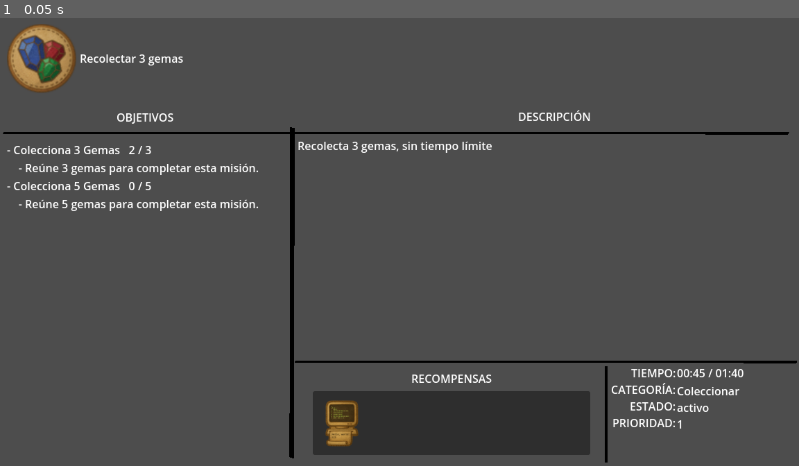
Above: before the commit, frame 1.
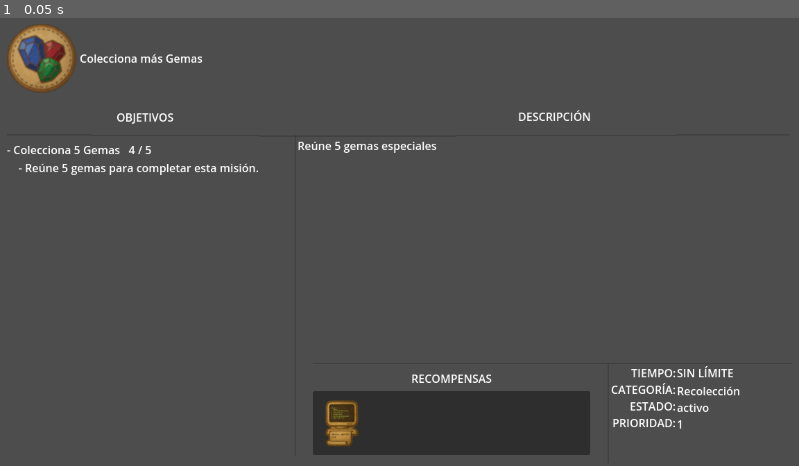
Above: after the commit, the same moment.

Repository: eljuegoamapola-coder/SistemaMisiones
Game: Godot game, scene res://Escenas/InformacionMision.tscn
Two runs of this game, one before a commit and one after it. Both use one fixed random seed, a clock stepped at 60 frames per second and the inputs below. Before the commit the project starts from res://Escenas/inicio.tscn.
Inputs:
- Up to frame 1 (0.05 s): no input

The runs differ from the first frame. In frame 1, 2.3% of the frame differs, in the area x 0-100%, y 8-100%.

Commit message:
Mejoramos el sistema, añadimos comentarios y empezamos con la escena de avances de misiones

Diff:
--- /dev/null
+++ b/Escenas/AvanzarMisionPrueba.tscn
@@ -0,0 +1,29 @@
+[gd_scene load_steps=4 format=3 uid="uid://bkiro6re5tf1w"]
+
+[ext_resource type="Script" uid="uid://cvsrar45nsfll" path="res://Script/Escenas/avanzar_mision_prueba.gd" id="1_wmgly"]
+[ext_resource type="PackedScene" uid="uid://cadppwc66e2k8" path="res://Escenas/Reutilizables/ListarMisiones.tscn" id="2_w3jjp"]
+[ext_resource type="Texture2D" uid="uid://8tpags7x3mw0" path="res://resources/iconoMisionGemas_01.png" id="3_ykqrv"]
+
+[node name="AvanzarMisionPrueba" type="Node2D"]
+script = ExtResource("1_wmgly")
+
+[node name="Separador" type="Line2D" parent="."]
+position = Vector2(546, 174)
+points = PackedVector2Array(0, -160, 0, 464)
+width = 2.0
+default_color = Color(0.2, 0.2, 0.2, 0.45)
+antialiased = true
+
+[node name="Botones" type="VBoxContainer" parent="."]
+offset_left = 549.0
+offset_top = 3.0
+offset_right = 1136.0
+offset_bottom = 628.0
+
+[node name="Button" type="Button" parent="Botones"]
+layout_mode = 2
+text = "Gema"
+icon = ExtResource("3_ykqrv")
+
+[node name="ListarMisiones" parent="Botones" instance=ExtResource("2_w3jjp")]
+position = Vector2(-549, -3)
--- /dev/null
+++ b/Escenas/InformacionMision.tscn
@@ -0,0 +1,166 @@
+[gd_scene load_steps=2 format=3 uid="uid://3oamf8gcruu6"]
+
+[ext_resource type="Script" uid="uid://cd7cbfd7jh1r3" path="res://Script/Escenas/informacion_mision.gd" id="1_586gc"]
+
+[node name="Node2D" type="Node2D"]
+script = ExtResource("1_586gc")
+
+[node name="IconoMision" type="TextureRect" parent="."]
+offset_left = 10.0
+offset_top = 10.0
+offset_right = 110.0
+offset_bottom = 110.0
+
+[node name="TituloMision" type="Label" parent="."]
+offset_left = 115.0
+offset_top = 10.0
+offset_right = 1154.0
+offset_bottom = 110.0
+vertical_alignment = 1
+
+[node name="DescripcionMision" type="Label" parent="."]
+offset_left = 429.0
+offset_top = 174.0
+offset_right = 1133.0
+offset_bottom = 486.0
+
+[node name="TiempoLimite" type="Label" parent="."]
+offset_left = 976.0
+offset_top = 501.99997
+offset_right = 1016.0
+offset_bottom = 525.0
+
+[node name="Categoria" type="Label" parent="."]
+offset_left = 976.0
+offset_top = 528.0
+offset_right = 1016.0
+offset_bottom = 551.0
+
+[node name="Estado" type="Label" parent="."]
+offset_left = 976.0
+offset_top = 552.0
+offset_right = 1016.0
+offset_bottom = 575.0
+
+[node name="Prioridad" type="Label" parent="."]
+offset_left = 976.0
+offset_top = 576.0
+offset_right = 1016.0
+offset_bottom = 599.0
+
+[node name="Objetivos" type="Label" parent="."]
+offset_left = 10.0
+offset_top = 180.0
+offset_right = 410.0
+offset_bottom = 631.0
+
+[node name="RecompensasList" type="ItemList" parent="."]
+offset_left = 451.0
+offset_top = 540.0
+offset_right = 851.0
+offset_bottom = 632.0
+max_columns = 5
+icon_mode = 0
+
+[node name="contenedor" type="Node2D" parent="."]
+
+[node name="Label2" type="Label" parent="contenedor"]
+offset_left = 10.0
+offset_top = 120.0
+offset_right = 410.0
+offset_bottom = 169.0
+text = "Objetivos
+"
+horizontal_alignment = 1
+vertical_alignment = 1
+uppercase = true
+visible_characters = 9
+visible_ratio = 0.993
+
+[node name="Label" type="Label" parent="contenedor"]
+offset_left = 600.0
+offset_top = 120.0
+offset_right = 1000.0
+offset_bottom = 168.99997
+text = "Descripción"
+horizontal_alignment = 1
+vertical_alignment = 1
+uppercase = true
+
+[node name="Label3" type="Label" parent="contenedor"]
+offset_left = 460.0
+offset_top = 502.0
+offset_right = 843.0
+offset_bottom = 542.0
+text = "Recompensas"
+horizontal_alignment = 1
+vertical_alignment = 1
+uppercase = true
+
+[node name="Label4" type="Label" parent="contenedor"]
+offset_left = 881.0
+offset_top = 501.99997
+offset_right = 975.0
+offset_bottom = 525.0
+text = "Tiempo:"
+horizontal_alignment = 2
+vertical_alignment = 1
+uppercase = true
+
+[node name="Label5" type="Label" parent="contenedor"]
+offset_left = 881.0
+offset_top = 526.0
+offset_right = 975.0
+offset_bottom = 549.0
+text = "Categoría:"
+horizontal_alignment = 2
+vertical_alignment = 1
+uppercase = true
+
+[node name="Label6" type="Label" parent="contenedor"]
+offset_left = 881.0
+offset_top = 550.0
+offset_right = 975.0
+offset_bottom = 573.0
+text = "Estado:"
+horizontal_alignment = 2
+vertical_alignment = 1
+uppercase = true
+
+[node name="Label7" type="Label" parent="contenedor"]
+offset_left = 881.0
+offset_top = 574.0
+offset_right = 975.0
+offset_bottom = 597.0
+text = "Prioridad:"
+horizontal_alignment = 2
+vertical_alignment = 1
+uppercase = true
+
+[node name="Line2D2" type="Line2D" parent="contenedor"]
+position = Vector2(426, 170)
+points = PackedVector2Array(0, 0, 0, 464)
+width = 2.0
+default_color = Color(0.2, 0.2, 0.2, 0.45)
+antialiased = true
+
+[node name="Line2D4" type="Line2D" parent="contenedor"]
+position = Vector2(877, 500)
+points = PackedVector2Array(0, 0, 0, 144)
+width = 2.0
+default_color = Color(0.2, 0.2, 0.2, 0.45)
+antialiased = true
+
+[node name="Line2D" type="Line2D" parent="contenedor"]
+position = Vector2(10, 170)
+points = PackedVector2Array(0, 0, 486, 2, 1128, 0)
+width = 2.0
+default_color = Color(0.2, 0.2, 0.2, 0.45)
+antialiased = true
+
+[node name="Line2D3" type="Line2D" parent="contenedor"]
+position = Vector2(451, 500)
+points = PackedVector2Array(0, 0, 691, 0)
+width = 2.0
+default_color = Color(0.2, 0.2, 0.2, 0.45)
+antialiased = true
--- /dev/null
+++ b/Escenas/Reutilizables/ListarMisiones.tscn
@@ -0,0 +1,26 @@
+[gd_scene load_steps=2 format=3 uid="uid://cadppwc66e2k8"]
+
+[ext_resource type="Texture2D" uid="uid://8tpags7x3mw0" path="res://resources/iconoMisionGemas_01.png" id="1_qvhow"]
+
+[node name="ListarMisiones" type="Node2D"]
+
+[node name="IconoMision" type="TextureRect" parent="."]
+offset_right = 72.0
+offset_bottom = 72.0
+texture = ExtResource("1_qvhow")
+metadata/_edit_use_anchors_ = true
+
+[node name="VBoxContainer" type="VBoxContainer" parent="."]
+offset_left = 75.0
+offset_right = 260.00003
+offset_bottom = 62.0
+metadata/_edit_use_anchors_ = true
+
+[node name="TituloMision" type="Label" parent="VBoxContainer"]
+layout_mode = 2
+theme_override_font_sizes/font_size = 25
+text = "Titulo"
+
+[node name="ObjetivosMision" type="Label" parent="VBoxContainer"]
+layout_mode = 2
+text = "  Obten x gemas 2 / 5"
--- a/Escenas/inicio.gd
+++ /dev/null
@@ -1,36 +0,0 @@
-extends Node2D
-const  objetivoTipoColeccion = preload("res://Script/Objetivos/coleccion.gd")
-
-
-func _ready() -> void:
-	var icono_mision = $IconoMision
-	var titulo_mision = $TituloMision
-	var descripcion_mision = $DescripcionMision
-	var tiempo_limite_mision = $TiempoLimite
-	var tiempo_limite = ResourceLoader.load("res://Script/Misiones/Coleccionear_objetos.tres").tiempoLimiteSegundos
-	var categoria_mision = $Categoria
-	var estado_mision = $Estado
-	var prioridad_mision = $Prioridad
-	var objetivos_mision = $Objetivos
-	var recompensas_mision = $RecompensasList
-
-
-	icono_mision.texture = preload("res://resources/iconoMisionGemas_01.png")
-	titulo_mision.text = str(ResourceLoader.load("res://Script/Misiones/Coleccionear_objetos.tres").titulo)
-	descripcion_mision.text = str(ResourceLoader.load("res://Script/Misiones/Coleccionear_objetos.tres").descripcion)
-	tiempo_limite_mision.text = "SIN LÍMITE" if tiempo_limite == -7 else str(utils.formSegundosAHorasMinutosSegundos(misionManager.getTiempoLimiteMision("m1"))) + " / " + str(utils.formSegundosAHorasMinutosSegundos(tiempo_limite))
-	categoria_mision.text = str(ResourceLoader.load("res://Script/Misiones/Coleccionear_objetos.tres").categoria)
-	estado_mision.text = misionManager.getEstadoMisionEspecifica("m1")
-	prioridad_mision.text = str(ResourceLoader.load("res://Script/Misiones/Coleccionear_objetos.tres").prioridad)
-
-	var objetivos_formateados = objetivosManager.getObjetivosMisionConFormato("m1")
-	var salida = ""
-	for objetivo in objetivos_formateados:
-		var nombre = str(objetivo.get("nombre", "Objetivo sin nombre"))
-		var progreso = str(objetivo.get("progreso", 0))
-		var cantidad = objetivo.get("cantidad", 0)
-		var descripcion = str(objetivo.get("descripcion", "Sin descripción"))
-		salida += "- %s   %s / %s\n    - %s\n" % [nombre, progreso, cantidad, descripcion]
-	objetivos_mision.text = salida
-
-	recompensas_mision.add_item("",load("res://resources/iconoImprimirPorConsola.png"))
--- a/Escenas/inicio.tscn
+++ b/Escenas/inicio.tscn
@@ -1,166 +1,43 @@
-[gd_scene load_steps=2 format=3 uid="uid://cklxk3sehs133"]
+[gd_scene load_steps=2 format=3 uid="uid://dck2e4mwir4av"]
 
-[ext_resource type="Script" uid="uid://bep1vcw0qykit" path="res://Escenas/inicio.gd" id="1_qijo6"]
+[sub_resource type="GDScript" id="GDScript_uycnh"]
+script/source = "extends Node2D
+const  objetivoTipoColeccion = preload(\"res://Script/Objetivos/coleccion.gd\")
+
+
+func _ready() -> void:
+	var icono_mision = $IconoMision
+	var titulo_mision = $TituloMision
+	var descripcion_mision = $DescripcionMision
+	var tiempo_limite_mision = $TiempoLimite
+	var tiempo_limite = ResourceLoader.load(\"res://Script/Misiones/Coleccionear_objetos.tres\").tiempoLimiteSegundos
+	var categoria_mision = $Categoria
+	var estado_mision = $Estado
+	var prioridad_mision = $Prioridad
+	var objetivos_mision = $Objetivos
+	var recompensas_mision = $RecompensasList
+
+
+	icono_mision.texture = preload(\"res://resources/iconoMisionGemas_01.png\")
+	titulo_mision.text = str(ResourceLoader.load(\"res://Script/Misiones/Coleccionear_objetos.tres\").titulo)
+	descripcion_mision.text = str(ResourceLoader.load(\"res://Script/Misiones/Coleccionear_objetos.tres\").descripcion)
+	tiempo_limite_mision.text = \"SIN LÍMITE\" if tiempo_limite == -7 else str(utils.formSegundosAHorasMinutosSegundos(misionManager.getTiempoLimiteMision(\"m1\"))) + \" / \" + str(utils.formSegundosAHorasMinutosSegundos(tiempo_limite))
+	categoria_mision.text = str(ResourceLoader.load(\"res://Script/Misiones/Coleccionear_objetos.tres\").categoria)
+	estado_mision.text = misionManager.getEstadoMisionEspecifica(\"m1\")
+	prioridad_mision.text = str(ResourceLoader.load(\"res://Script/Misiones/Coleccionear_objetos.tres\").prioridad)
+
+	var objetivos_formateados = objetivosManager.getObjetivosMisionConFormato(\"m1\")
+	var salida = \"\"
+	for objetivo in objetivos_formateados:
+		var nombre = str(objetivo.get(\"nombre\", \"Objetivo sin nombre\"))
+		var progreso = str(objetivo.get(\"progreso\", 0))
+		var cantidad = objetivo.get(\"cantidad\", 0)
+		var descripcion = str(objetivo.get(\"descripcion\", \"Sin descripción\"))
+		salida += \"- %s   %s / %s\\n    - %s\\n\" % [nombre, progreso, cantidad, descripcion]
+	objetivos_mision.text = salida
+
+	recompensas_mision.add_item(\"\",load(\"res://resources/iconoImprimirPorConsola.png\"))
+"
 
 [node name="Node2D" type="Node2D"]
-script = ExtResource("1_qijo6")
-
-[node name="IconoMision" type="TextureRect" parent="."]
-offset_left = 10.0
-offset_top = 10.0
-offset_right = 110.0
-offset_bottom = 110.0
-
-[node name="TituloMision" type="Label" parent="."]
-offset_left = 115.0
-offset_top = 10.0
-offset_right = 1154.0
-offset_bottom = 110.0
-vertical_alignment = 1
-
-[node name="DescripcionMision" type="Label" parent="."]
-offset_left = 429.0
-offset_top = 174.0
-offset_right = 1133.0
-offset_bottom = 486.0
-
-[node name="TiempoLimite" type="Label" parent="."]
-offset_left = 976.0
-offset_top = 501.99997
-offset_right = 1016.0
-offset_bottom = 525.0
-
-[node name="Categoria" type="Label" parent="."]
-offset_left = 976.0
-offset_top = 528.0
-offset_right = 1016.0
-offset_bottom = 551.0
-
-[node name="Estado" type="Label" parent="."]
-offset_left = 976.0
-offset_top = 552.0
-offset_right = 1016.0
-offset_bottom = 575.0
-
-[node name="Prioridad" type="Label" parent="."]
-offset_left = 976.0
-offset_top = 576.0
-offset_right = 1016.0
-offset_bottom = 599.0
-
-[node name="Objetivos" type="Label" parent="."]
-offset_left = 10.0
-offset_top = 180.0
-offset_right = 410.0
-offset_bottom = 631.0
-
-[node name="RecompensasList" type="ItemList" parent="."]
-offset_left = 451.0
-offset_top = 540.0
-offset_right = 851.0
-offset_bottom = 632.0
-max_columns = 5
-icon_mode = 0
-
-[node name="contenedor" type="Node2D" parent="."]
-
-[node name="Label2" type="Label" parent="contenedor"]
-offset_left = 10.0
-offset_top = 120.0
-offset_right = 410.0
-offset_bottom = 169.0
-text = "Objetivos
-"
-horizontal_alignment = 1
-vertical_alignment = 1
-uppercase = true
-visible_characters = 9
-visible_ratio = 0.993
-
-[node name="Label" type="Label" parent="contenedor"]
-offset_left = 600.0
-offset_top = 120.0
-offset_right = 1000.0
-offset_bottom = 168.99997
-text = "Descripción"
-horizontal_alignment = 1
-vertical_alignment = 1
-uppercase = true
-
-[node name="Label3" type="Label" parent="contenedor"]
-offset_left = 460.0
-offset_top = 502.0
-offset_right = 843.0
-offset_bottom = 542.0
-text = "Recompensas"
-horizontal_alignment = 1
-vertical_alignment = 1
-uppercase = true
-
-[node name="Label4" type="Label" parent="contenedor"]
-offset_left = 881.0
-offset_top = 501.99997
-offset_right = 975.0
-offset_bottom = 525.0
-text = "Tiempo:"
-horizontal_alignment = 2
-vertical_alignment = 1
-uppercase = true
-
-[node name="Label5" type="Label" parent="contenedor"]
-offset_left = 881.0
-offset_top = 526.0
-offset_right = 975.0
-offset_bottom = 549.0
-text = "Categoría:"
-horizontal_alignment = 2
-vertical_alignment = 1
-uppercase = true
-
-[node name="Label6" type="Label" parent="contenedor"]
-offset_left = 881.0
-offset_top = 550.0
-offset_right = 975.0
-offset_bottom = 573.0
-text = "Estado:"
-horizontal_alignment = 2
-vertical_alignment = 1
-uppercase = true
-
-[node name="Label7" type="Label" parent="contenedor"]
-offset_left = 881.0
-offset_top = 574.0
-offset_right = 975.0
-offset_bottom = 597.0
-text = "Prioridad:"
-horizontal_alignment = 2
-vertical_alignment = 1
-uppercase = true
-
-[node name="Line2D2" type="Line2D" parent="contenedor"]
-position = Vector2(426.20966, 319.02417)
-scale = Vector2(1.3882815, 36.501564)
-points = PackedVector2Array(-3.710369, -4.370122, -3.752594, 4.958029, -3.7948036, 8.697381)
-width = 5.0
-default_color = Color(0, 0, 0, 1)
-
-[node name="Line2D4" type="Line2D" parent="contenedor"]
-position = Vector2(876.97687, 550.52014)
-scale = Vector2(0.7933046, 10.620999)
-points = PackedVector2Array(-3.710369, -4.370122, -3.7948036, 8.697381)
-width = 5.0
-default_color = Color(0, 0, 0, 1)
-
-[node name="Line2D" type="Line2D" parent="contenedor"]
-position = Vector2(56.83197, 170)
-scale = Vector2(19.17925, 0.62)
-points = PackedVector2Array(-2.7079103, -4, 56.325024, -3.2257996)
-width = 5.0
-default_color = Color(0, 0, 0, 1)
-
-[node name="Line2D3" type="Line2D" parent="contenedor"]
-position = Vector2(458.46057, 500)
-scale = Vector2(12.255021, 0.62)
-points = PackedVector2Array(-2.7079103, -4, 56.325024, -3.2257996)
-width = 5.0
-default_color = Color(0, 0, 0, 1)
+script = SubResource("GDScript_uycnh")
--- /dev/null
+++ b/Script/Escenas/avanzar_mision_prueba.gd
@@ -0,0 +1,11 @@
+extends Node2D
+
+
+# Called when the node enters the scene tree for the first time.
+func _ready() -> void:
+	pass # Replace with function body.
+
+
+# Called every frame. 'delta' is the elapsed time since the previous frame.
+func _process(delta: float) -> void:
+	pass
--- /dev/null
+++ b/Script/Escenas/informacion_mision.gd
@@ -0,0 +1,50 @@
+extends Node2D
+# const  objetivoTipoColeccion = preload("res://Script/Objetivos/coleccion.gd")
+
+
+func _ready() -> void:
+	pintarInformacionMision("m2") # Provisional para iniciar escena con información en las pruebas
+
+# Pintar la información de una misión específica en la interfaz
+func pintarInformacionMision(mision_id):
+	var icono_mision = $IconoMision
+	var titulo_mision = $TituloMision
+	var descripcion_mision = $DescripcionMision
+	var tiempo_limite_mision = $TiempoLimite
+	var categoria_mision = $Categoria
+	var estado_mision = $Estado
+	var prioridad_mision = $Prioridad
+	var objetivos_mision = $Objetivos
+	var recompensas_mision = $RecompensasList
+
+	var informacion = misionManager.getInformacionMisionCompleta(mision_id)
+
+	if informacion.is_empty():
+		print("No se encontró la misión: ", mision_id)
+		return
+
+	icono_mision.texture = load(informacion.get("icono", "res://resources/iconoMisionGemas_01.png"))
+	titulo_mision.text = str(informacion.get("titulo", "Sin título"))
+	descripcion_mision.text = str(informacion.get("descripcion", "Sin descripción"))
+
+	var tiempo_limite = informacion.get("tiempoLimiteSegundos", -7)
+	tiempo_limite_mision.text = "SIN LÍMITE" if tiempo_limite == -7 else str(utils.formSegundosAHorasMinutosSegundos(misionManager.getTiempoLimiteMision(mision_id))) + " / " + str(utils.formSegundosAHorasMinutosSegundos(tiempo_limite))
+
+	categoria_mision.text = str(informacion.get("categoria", "Sin categoría"))
+	estado_mision.text = informacion.get("estado", "desconocido")
+	prioridad_mision.text = str(utils.formatearNumeroAEntero(informacion.get("prioridad", 0)))
+
+	var objetivos_formateados = objetivosManager.getObjetivosMisionConFormato(mision_id)
+	var salida = ""
+	for objetivo in objetivos_formateados:
+		var nombre = str(objetivo.get("nombre", "Objetivo sin nombre"))
+		var progreso = str(objetivo.get("progreso", 0))
+		var cantidad = objetivo.get("cantidad", 0)
+		var descripcion = str(objetivo.get("descripcion", "Sin descripción"))
+		salida += "- %s   %s / %s\n    - %s\n" % [nombre, progreso, cantidad, descripcion]
+	objetivos_mision.text = salida
+
+	print(objetivos_mision.text)
+
+	recompensas_mision.add_item("",load("res://resources/iconoImprimirPorConsola.png"))
+	pass
--- a/Script/Manager/MissionManager.gd
+++ b/Script/Manager/MissionManager.gd
@@ -1,5 +1,6 @@
 extends Node
 
+# Extrae del json las misiones que tienen el estado en "activo" y las retornan
 func getMisionesActivasDesdeJson():
 	var misiones = []
 
@@ -22,38 +23,45 @@
 	else:
 		print("Archivo no encontrado: ", varGlobales.jsonMisiones)
 	return misiones
-
+# Retorna un array con el id de todas las misiones activas
 func getIdMisionesActivas():
 	var misionesActivas = getMisionesActivasDesdeJson()
 	var ids = []
 	for m in misionesActivas:
 		ids.append(m["id"])
 	return ids
-
+# Retorna el estado de una misión
 func getEstadoMisionEspecifica(idMision):
 	var misionesActivas = getMisionesActivasDesdeJson()
 	for m in misionesActivas:
 		if m["id"] == idMision:
 			return m["estado"]
 	return null
-
+# Retorna el tiempo restante de una misión específica
 func getTiempoLimiteMision(idMision):
 	var misionesActivas = getMisionesActivasDesdeJson()
 	for m in misionesActivas:
 		if m["id"] == idMision:
 			return utils.formatearNumeroAEntero(m["tiempoRestante"])
 	return null
-
+# Retorna los objetivos de una misión específica
 func getObjetivosMisionActiva(idMision):
 	var misionesActivas = getMisionesActivasDesdeJson()
 	for m in misionesActivas:
 		if m["id"] == idMision:
 			return m["objetivos"]
 	return null
-
+# Retorna las recompensas de una misión específica
 func getRecompensasMisionActiva(idMision):
 	var misionesActivas = getMisionesActivasDesdeJson()
 	for m in misionesActivas:
 		if m["id"] == idMision:
 			return m["recompensas"]
 	return null
+# Retorna toda la información de una misión específica
+func getInformacionMisionCompleta(idMision: String) -> Dictionary:
+	var misionesActivas = getMisionesActivasDesdeJson()
+	for m in misionesActivas:
+		if m["id"] == idMision:
+			return m
+	return {}
--- a/Script/Manager/ObjetivosManager.gd
+++ b/Script/Manager/ObjetivosManager.gd
@@ -1,5 +1,6 @@
 extends Node
 
+# Retorna un objeto con toda la información de los objetivos de una misión específica
 func getObjetivosMisionConFormato(idMision):
 	var objetivos = misionManager.getObjetivosMisionActiva(idMision)
 	var objetivosFormateados = []
--- a/Script/Manager/RecompensasManager.gd
+++ b/Script/Manager/RecompensasManager.gd
@@ -1,9 +1,10 @@
 extends Node
-
+# Llama a la función aplicar() de cada recompensa en el array entregado por argumento
 func aplicar_recompensas(recompensas: Array[Recompensa]):
 	for recompensa in recompensas:
 		recompensa.aplicar()
 
+# Retorna un array con la información completa de las recompensas de una misión específica
 func getRecompensaMisionDesdeJson(idMision):
 	var recompensasCompletas = []
 	var recompensasMision = misionManager.getRecompensasMisionActiva(idMision)
--- a/Script/Misiones/Coleccionear_objetos.tres
+++ /dev/null
@@ -1,16 +0,0 @@
-[gd_resource type="Resource" script_class="MisionResource" load_steps=4 format=3 uid="uid://cdl00t786mi2o"]
-
-[ext_resource type="Script" uid="uid://dyb2ied16tdk" path="res://Script/Plantillas/PlantillaRecompensas.gd" id="1_itbm5"]
-[ext_resource type="Texture2D" uid="uid://8tpags7x3mw0" path="res://resources/iconoMisionGemas_01.png" id="1_ynwbo"]
-[ext_resource type="Script" uid="uid://cp35j3kvgjx3a" path="res://Script/Plantillas/PlantillaMisiones.gd" id="2_8q1il"]
-
-[resource]
-script = ExtResource("2_8q1il")
-id = "1"
-titulo = "Recolectar 3 gemas"
-descripcion = "Recolecta 3 gemas, sin tiempo límite"
-icono = ExtResource("1_ynwbo")
-tiempoLimiteSegundos = 100
-categoria = "Coleccionar"
-prioridad = 1
-metadata/_custom_type_script = "uid://cp35j3kvgjx3a"
--- a/Script/Utilidades.gd
+++ b/Script/Utilidades.gd
@@ -1,9 +1,10 @@
 extends Node
-
+# Retorna el numero entregado por argumento formateado a entero
 func formatearNumeroAEntero(num) -> int:
 	return int(num)
-
+# Retorna los segundos entregados en formato de horas, minutos y segundos
 func formSegundosAHorasMinutosSegundos(segundos):
+	segundos = int(segundos)
 	var horas = segundos / 3600
 	var minutos = (segundos % 3600) / 60
 	var segs = segundos % 60
--- a/data/misiones.json
+++ b/data/misiones.json
@@ -1,15 +1,21 @@
 [
 	{
 		"id": "m1",
+		"titulo": "Colecciona Gemas",
+		"descripcion": "Reúne gemas para completar esta misión",
+		"icono": "res://resources/iconoMisionGemas_01.png",
+		"tiempoLimiteSegundos": 300.0,
+		"categoria": "Recolección",
+		"prioridad": 2.0,
 		"objetivos": [
 			{
 				"id": "gema3",
-				"progreso": 2,
+				"progreso": 2.0,
 				"completado": false
 			},
 			{
 				"id": "gema5",
-				"progreso": 0,
+				"progreso": 0.0,
 				"completado": false
 			}
 		],
@@ -20,24 +26,30 @@
 			}
 		],
 		"estado": "activo",
-		"tiempoRestante": 45
+		"tiempoRestante": 45.0
 	},
 	{
 		"id": "m2",
+		"titulo": "Colecciona más Gemas",
+		"descripcion": "Reúne 5 gemas especiales",
+		"icono": "res://resources/iconoMisionGemas_01.png",
+		"tiempoLimiteSegundos": -7.0,
+		"categoria": "Recolección",
+		"prioridad": 1.0,
 		"objetivos": [
 			{
-				"id": "gema3",
-				"progreso": 0,
+				"id": "gema5",
+				"progreso": 4.0,
 				"completado": false
 			}
 		],
-				"recompensas": [
+		"recompensas": [
 			{
 				"id": "r1",
 				"estado": "pendiente"
 			}
 		],
-		"estado": "finalizado",
-		"tiempoRestante": -7.0
+		"estado": "activo",
+		"tiempoRestante": 45.0
 	}
 ]
--- a/project.godot
+++ b/project.godot
@@ -11,7 +11,7 @@
 [application]
 
 config/name="SistemaMisiones"
-run/main_scene="uid://cklxk3sehs133"
+run/main_scene="uid://3oamf8gcruu6"
 config/features=PackedStringArray("4.5", "Forward Plus")
 config/icon="res://icon.svg"
 
Not shown, removed: Escenas/inicio.gd.uid
Not shown, added: Script/Escenas/avanzar_mision_prueba.gd.uid
Not shown, added: Script/Escenas/informacion_mision.gd.uid
